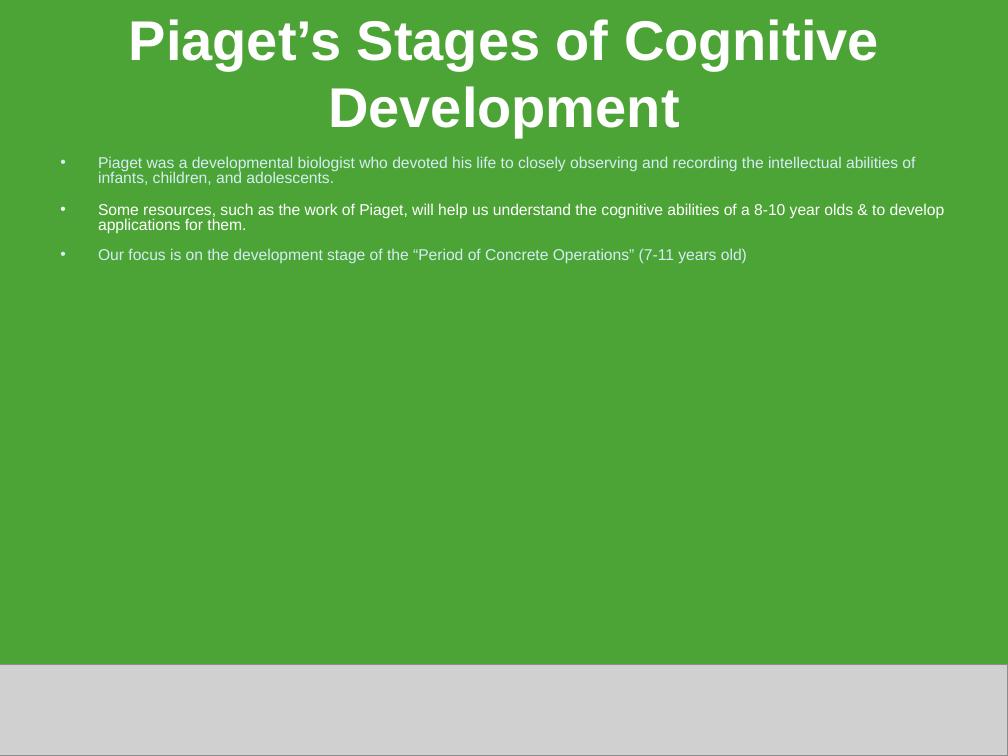
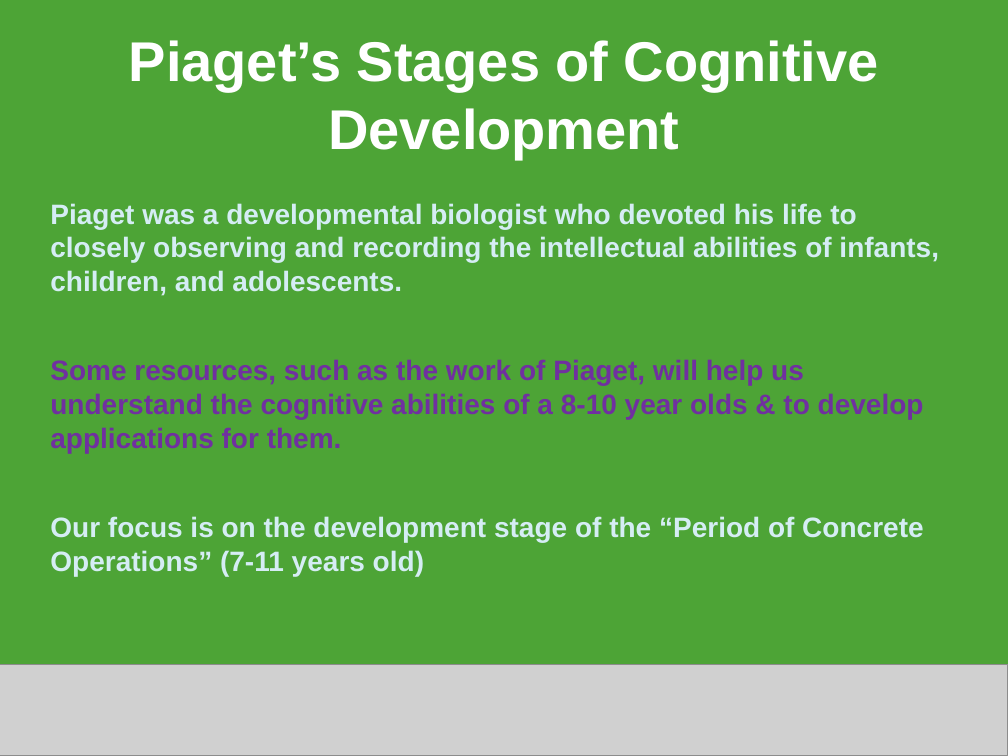
Before and after one commit to decause/hflossk, a slide deck: slide 3 of static/content/OLPCKidsB.ppt. Drawn at 1008x756 pixels with LibreOffice and Linux fonts; fonts in the diff are those of the drawing; grey boxes stand for pictures. Boxes give left, top, right and bottom in pixels: in the first picture for what was removed or moved away, otherwise in the second. Text is boxed around its words. In the diff, an @@ line names an element or a change of style, - is before the commit and + after.

```diff
--- a/static/content/OLPCKidsB.ppt
+++ b/static/content/OLPCKidsB.ppt
@@ title "Piaget’s Stages of Cognitive Development": place and size @@
-title "Piaget’s Stages of Cognitive Development" at [129,19,879,137]
+title "Piaget’s Stages of Cognitive Development" at [129,40,879,158]
@@ subtitle "Piaget was a developmental biologist ...": place and size @@
-subtitle "Piaget was a developmental biologist ..." at [98,156,945,264]
+subtitle "Piaget was a developmental biologist ..." at [50,203,939,576]
@@ subtitle "Piaget was a developmental biologist ..." at [50,203,939,576]: size 11.2 to 20 pt, bold on; text colour #FFFFFF to #7030A0 in "Some resources, such as the work of ..."; bullet • to none; line spacing 0.8 to 1; more space between paragraphs; vertical alignment top to middle @@
```
Also in this commit, not shown: 16 other slides changed, 2 slides added, 3 slides removed.
